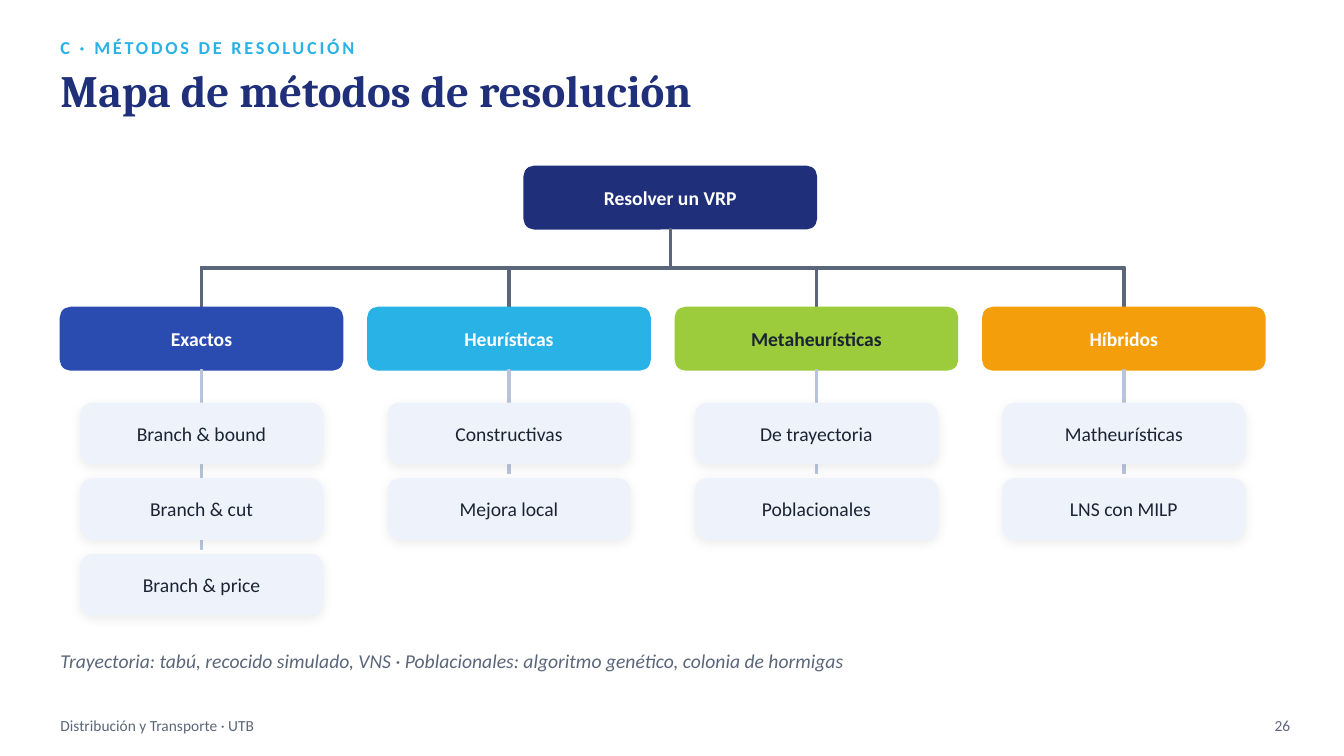
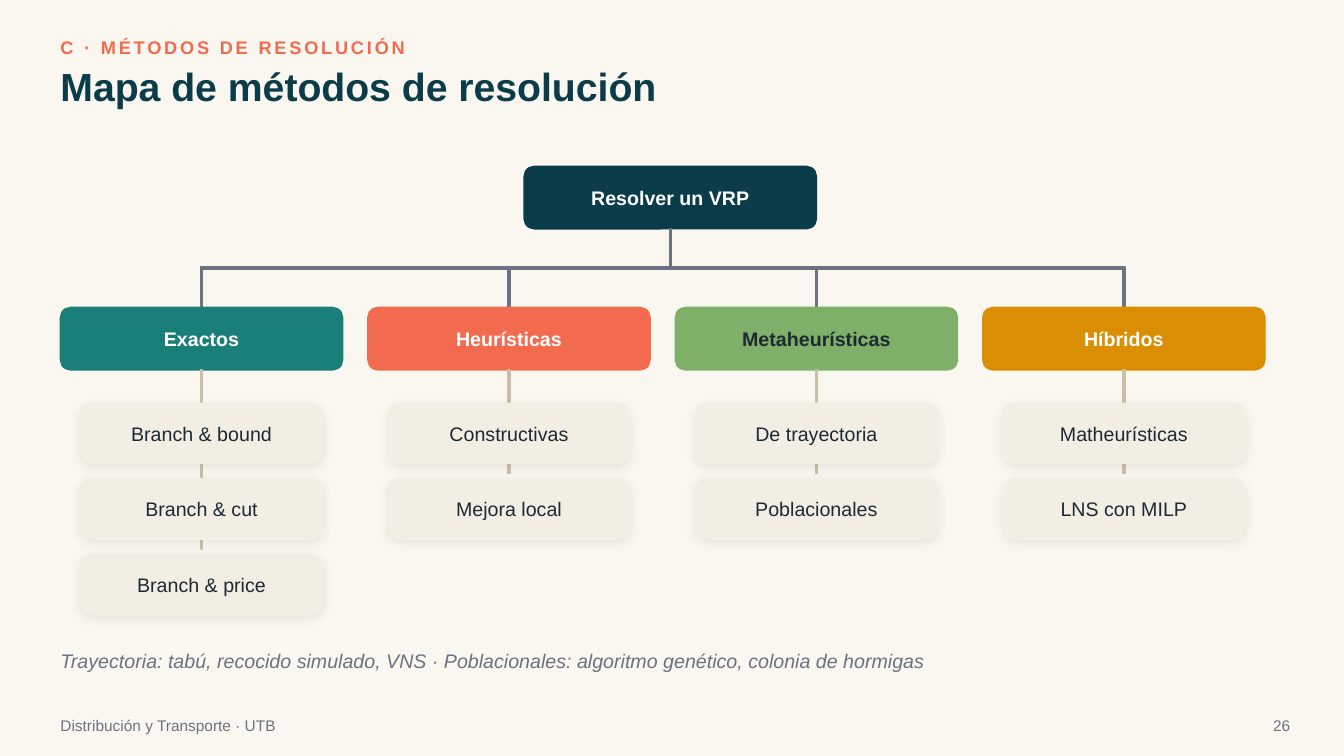
Before and after one commit to sebastianslg/grafosapp, a slide deck: slide 26 of Exposicion_Ruteo_de_Vehiculos.pptx. Drawn at 1344x756 pixels with LibreOffice and Linux fonts; fonts in the diff are those of the drawing. Boxes give left, top, right and bottom in pixels: in the first picture for what was removed or moved away, otherwise in the second. Text is boxed around its words. In the diff, an @@ line names an element or a change of style, - is before the commit and + after.

```diff
--- a/Exposicion_Ruteo_de_Vehiculos.pptx
+++ b/Exposicion_Ruteo_de_Vehiculos.pptx
@@ background #FFFFFF to #FAF7F0 @@
@@ text "C · MÉTODOS DE RESOLUCIÓN" at [60,40,405,54]: font Calibri to Arial, text colour #29B2E6 to #F26B4F @@
@@ text "Mapa de métodos de resolución" at [60,72,656,109]: size 32 to 28 pt, font Cambria to Arial, text colour #1F2F7A to #0B3C49 @@
@@ rounded rectangle at [524,166,817,229]: fill #1F2F7A to #0B3C49; outline #1F2F7A 1 pt to #0B3C49 1 pt @@
@@ fill #5B667A to #6B7280; outline #5B667A 1 pt to #6B7280 1 pt in 9 elements at [201,267,671,269], [201,268,203,308], [508,267,671,269], [508,268,510,308], [669,267,818,269], [816,268,818,308], [669,229,671,268], [669,267,1125,269], [1123,268,1125,308] @@
@@ rounded rectangle at [60,308,343,370]: fill #2A4BB0 to #1B7F79; outline #2A4BB0 1 pt to #1B7F79 1 pt @@
@@ rounded rectangle at [368,308,650,370]: fill #29B2E6 to #F26B4F; outline #29B2E6 1 pt to #F26B4F 1 pt @@
@@ rounded rectangle at [676,308,958,370]: fill #9CCB3B to #7FB069; outline #9CCB3B 1 pt to #7FB069 1 pt @@
@@ font Calibri to Arial in 4 elements at [591,190,749,206], [164,332,239,347], [456,331,562,346], [1084,331,1164,347] @@
@@ rounded rectangle at [983,308,1265,370]: fill #F59E0B to #D98E04; outline #F59E0B 1 pt to #D98E04 1 pt @@
@@ fill #B8C4DC to #CBBFA8; outline #B8C4DC 1 pt to #CBBFA8 1 pt in 4 elements at [201,370,203,549], [508,370,510,474], [816,370,818,474], [1123,370,1125,474] @@
@@ font Calibri to Arial, text colour #1B2433 to #1F2933 in 10 elements at [131,426,272,441], [145,501,257,516], [137,577,266,596], [449,426,568,441], [456,501,561,520], [742,331,890,346], [755,426,878,445], [755,501,877,516], [1060,426,1188,441], [1061,502,1187,516] @@
@@ fill #EEF3FB to #F3EEE3; outline #EEF3FB 0.75 pt to #F3EEE3 0.75 pt in 9 elements at [388,403,630,464], [388,479,630,539], [696,403,938,464], [696,479,938,539], [1003,403,1245,464], [1003,479,1245,539], [81,403,323,464], [81,479,323,539], [81,555,323,615] @@
@@ font Calibri to Arial, text colour #5B667A to #6B7280 in 3 elements at [1273,720,1290,731], [60,719,276,734], [60,653,924,672] @@
```
Also in this commit, not shown: 57 other slides changed, 1 other file.
